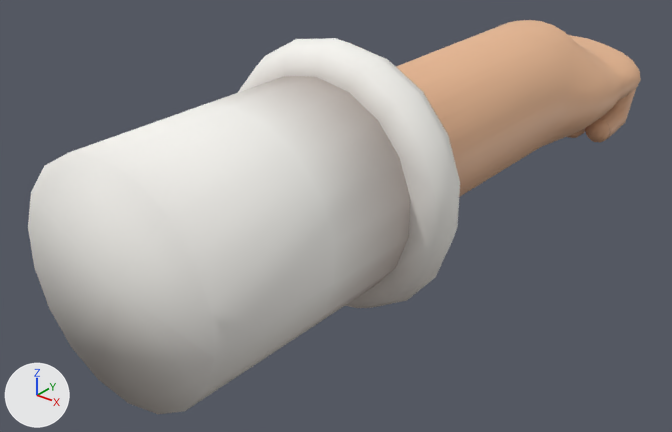
The glTF model assets/models/fp-hand-right-grip.gltf, before and after one commit.
Both versions are drawn from a camera (50 mm lens) standing at (0.291, -0.724, 0.208) and looking at (-0.026, -0.327, -0.038). Lighting does not change. The marker at lower left points along +X, +Y and +Z. The picture after the commit comes second. Vertices at exactly the same position are counted once.

Script lines for the objects in view, before the commit:
```python
me_model = bpy.data.meshes.new('model')
me_model.from_pydata(...)  # 1812 vertices, 3454 faces; spans x -0.074..0.079, y -0.515..-0.035, z -0.068..0.084
# faces by material slot: [2798, 80, 396, 180]
me_model.materials.append(mat_skin)
me_model.materials.append(mat_nail)
me_model.materials.append(mat_chef_whites)
me_model.materials.append(mat_cuff_piping)
ob_model = bpy.data.objects.new('model', me_model)
ob_model.location = (0.0, 0.0, 0.0)
```
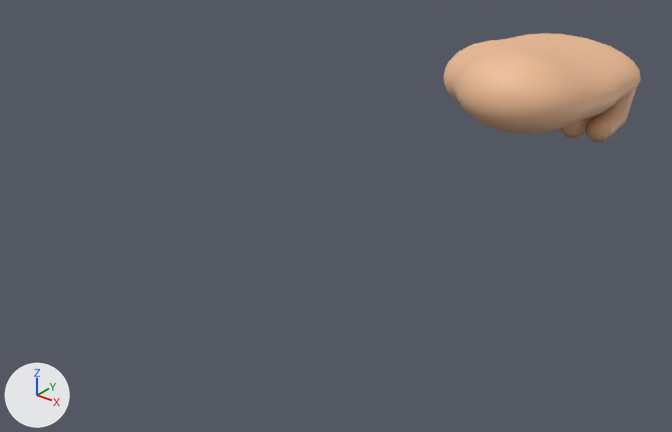
Location of each change, (x1, y1, x2, y2) in pixels of the pictures (672 x 432 px; the box of a moved part takes in the faces that stretch with it):
```json
{"object": "model", "change": "reshaped", "before": [28, 20, 641, 414], "after": [443, 33, 641, 142], "on screen": "68% narrower, 72% shorter"}
{"part": 1, "of": "me_model", "change": "deleted", "before": [238, 38, 460, 308]}
{"part": 2, "of": "me_model", "change": "deleted", "before": [28, 76, 410, 414]}
{"part": 3, "of": "me_model", "change": "moved or reshaped", "before": [396, 20, 641, 197], "after": [443, 33, 641, 134]}
```

Scene script edits in JSON lines:
```json
{"block": "me_model", "where": "# used by ob_model"}
{"op": "remove", "block": "me_model", "code": "me_model.from_pydata(...)  # 1812 vertices, 3454 faces; spans x -0.074..0.079, y -0.515..-0.035, z -0.068..0.084"}
{"op": "add", "block": "me_model", "code": "me_model.from_pydata(...)  # 1200 vertices, 2256 faces; spans x -0.074..0.058, y -0.202..-0.035, z -0.052..0.033"}
{"block": "me_model", "change": "me_model part 1: the loose piece of 150 vertices spanning x -0.071..0.079, y -0.381..-0.349, z -0.068..0.084 is deleted"}
{"block": "me_model", "change": "me_model part 2: the loose piece of 56 vertices spanning x -0.055..0.063, y -0.515..-0.365, z -0.052..0.068 is deleted"}
{"block": "me_model", "change": "me_model part 3: 36 vertices moved from x -0.072..0.058, y -0.169..-0.069, z -0.033..0.028 to x -0.072..0.057, y -0.174..-0.068, z -0.025..0.026; 669 vertices removed from x -0.073..0.058, y -0.429..-0.053, z -0.036..0.051; 358 vertices added at x -0.074..0.058, y -0.202..-0.052, z -0.027..0.033"}
{"block": "me_model", "change": "other edits to the shape of me_model do not show in these pictures"}
{"op": "remove", "block": "me_model", "code": "me_model.materials.append(mat_chef_whites)"}
{"op": "remove", "block": "me_model", "code": "me_model.materials.append(mat_cuff_piping)"}
```
